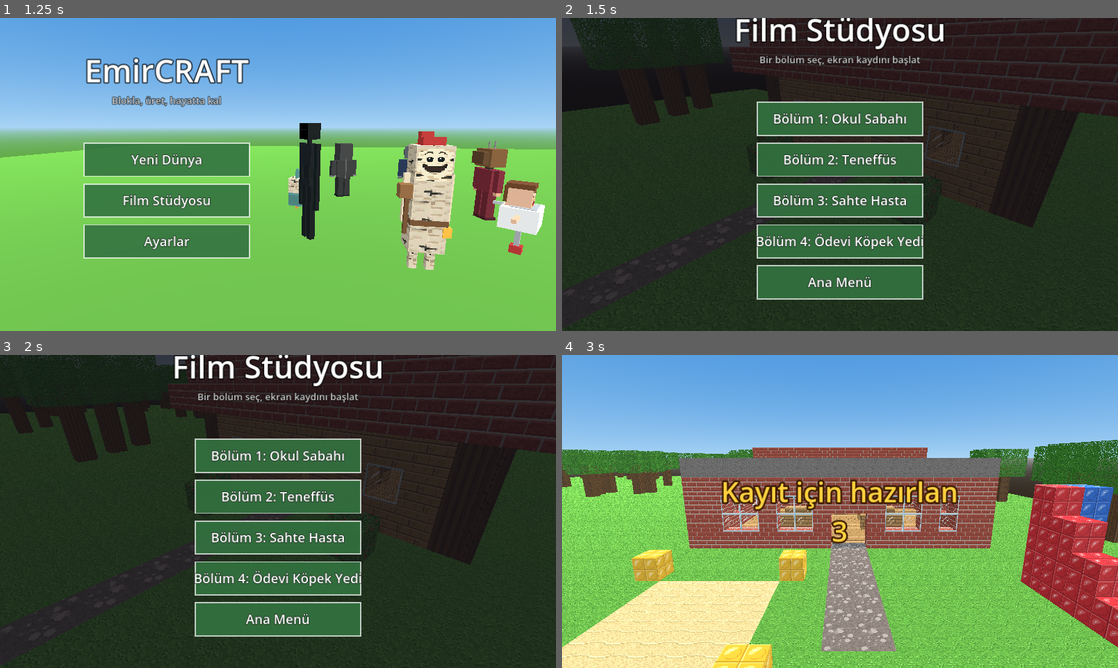
Above: before the commit, frames 1-4 (two rows, left to right).
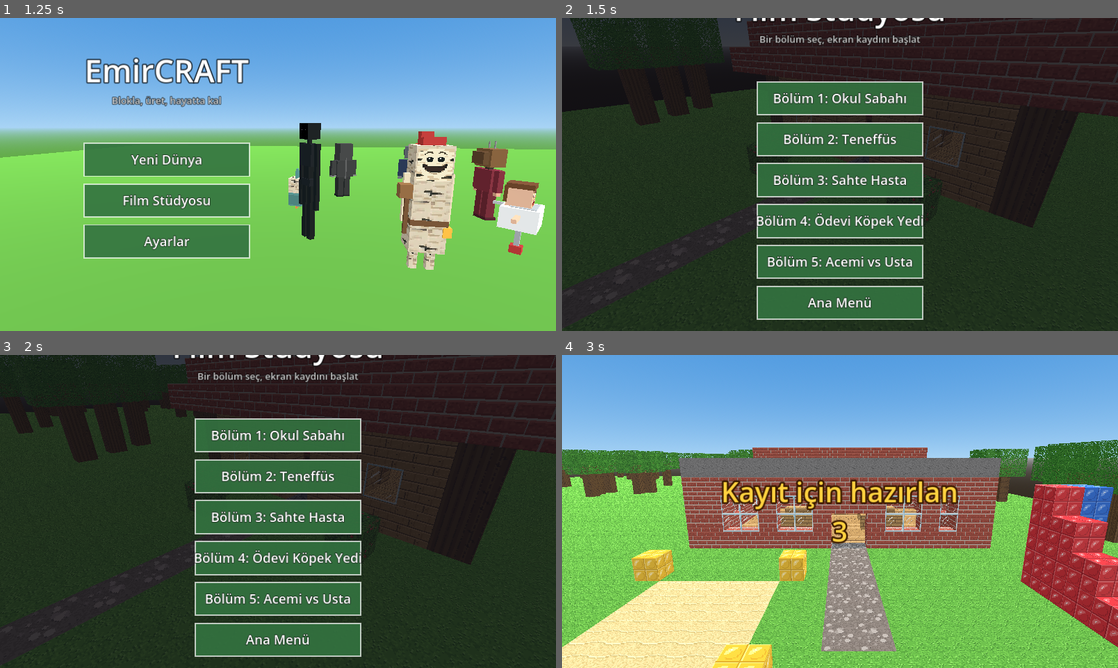
Above: after the commit, the same moments.

Repository: exposhoes/test-project
Game: Godot game, scene res://scenes/menu.tscn
Same seed, same stepped clock (60 frames per second), same inputs: the game is played once before the commit and once after it.
Inputs (mouse positions are in pixels of both pictures, inside the frame that each line leads up to):
- Up to frame 1 (1.25 s): tap Enter at 0.5 s; move the mouse to (400, 158) at 0.52 s; hold D from 0.53 s (still down); tap E at 0.6 s; click (400, 158) at 0.67 s; tap Space at 0.77 s
- Up to frame 2 (1.5 s): release D at 1.25 s; drag from (728, 190) to (812, 237) at 1.27 s
- Up to frame 3 (2 s): no input
- Up to frame 4 (3 s): move the mouse to (895, 442) at 2.02 s; hold D 2.03-2.75 s; tap 1 at 2.1 s; tap Space at 2.75 s; drag from (812, 574) to (673, 464) at 2.77 s

Frame 1 is identical in both runs. In frame 2, 14% of the frame differs, in the area x 31-69%, y 0-97%; in frame 3, 14%; in frame 4, nothing differs.

Commit message:
feat: Shorts tarzı senaryo rehberi, zoom/shake adımları, Bölüm 5 Acemi vs Usta
Task: docs/PLAN.md madde 10 (film seti)

Co-Authored-By: Claude Opus 5.5 (1M context) <noreply@anthropic.com>
Claude-Session: https://claude.ai/code/session_01KRhNwPxmVH81aTY9jHD8HA

Diff:
--- a/scripts/film/episodes.gd
+++ b/scripts/film/episodes.gd
@@ -14,6 +14,9 @@
 ##   {"hide": "emir"}                                   sahneden çıkarır
 ##   {"time": 0.26}                                     günün saati (0.25 gündoğumu, 0.5 öğle)
 ##   {"wait": sn}
+##   {"zoom": sn}                                      komik anda hızlı yakınlaşma
+##   {"shake": sn}                                     kamera sarsıntısı
+## Yazım kuralları: docs/senaryo-rehberi.md
 
 const LIST := [
 	{
@@ -128,6 +131,32 @@
 			{"title": "Ödevini zamanında yap,\nköpeğe fırsat verme!", "t": 3.0},
 		],
 	},
+	{
+		"id": "noobpro", "name": "Bölüm 5: Acemi vs Usta", "set": "ev", "time": 0.3,
+		"steps": [
+			{"place": "ali", "at": "ev.masa", "look": "ev.ocak"},
+			{"place": "zeynep", "at": "ev.mutfak", "look": "ev.ocak"},
+			{"cam": "ev.kam_mutfak", "look": "ev.masa", "t": 0},
+			{"title": "Acemi vs Usta: Kahvaltı", "t": 1.3},
+			{"say": "ali", "text": "Acemi kahvaltı hazırlıyor..."},
+			{"say": "ali", "text": "Elmayı ocağa koydum, on saat bekleyeceğim!"},
+			{"zoom": 0.4},
+			{"cam": "ev.kam_oda", "look": "ev.mutfak", "t": 0},
+			{"say": "zeynep", "text": "Usta kahvaltı hazırlıyor!"},
+			{"say": "zeynep", "text": "Fırın elma, çilek, hepsi on saniyede hazır!"},
+			{"place": "emir", "at": "ev.kapi_ici", "look": "ev.mutfak"},
+			{"cam": "ev.kam_yatak", "look": "ev.kapi_ici", "t": 0},
+			{"say": "emir", "text": "Peki ya dâhi kahvaltı?"},
+			{"walk": "emir", "to": "ev.masa"},
+			{"say": "emir", "text": "Anneeee! Kahvaltı hazır mı?"},
+			{"place": "anne", "at": "ev.ocak", "look": "ev.masa"},
+			{"shake": 0.4},
+			{"say": "anne", "text": "Hazır oğlum, gel otur!"},
+			{"zoom": 0.5},
+			{"say": "emir", "text": "İşte dâhi yöntemi: Annem!"},
+			{"title": "Sen hangisisin?\nYorumlara yaz!", "t": 2.5},
+		],
+	},
 ]
 
 
--- a/scripts/film/film_studio.gd
+++ b/scripts/film/film_studio.gd
@@ -113,6 +113,22 @@
 		set_time(s["time"])
 	elif s.has("wait"):
 		await _wait(s["wait"])
+	elif s.has("zoom"):
+		# Komik anda hızlı yakınlaşma vuruşu (Shorts tarzı), sonra geri.
+		var tw := create_tween()
+		tw.tween_property(camera, "fov", 38.0, 0.12)
+		tw.tween_interval(maxf(0.1, s["zoom"]))
+		tw.tween_property(camera, "fov", 62.0, 0.2)
+		if not fast:
+			await tw.finished
+	elif s.has("shake"):
+		var base := camera.position
+		var tw := create_tween()
+		for i in int(maxf(1.0, s["shake"] * 20.0)):
+			tw.tween_property(camera, "position", base + Vector3(randf_range(-0.08, 0.08), randf_range(-0.08, 0.08), 0), 0.05)
+		tw.tween_property(camera, "position", base, 0.05)
+		if not fast:
+			await tw.finished
 
 
 func _say(id: String, text: String) -> void:
Not shown, added: docs/senaryo-rehberi.md
